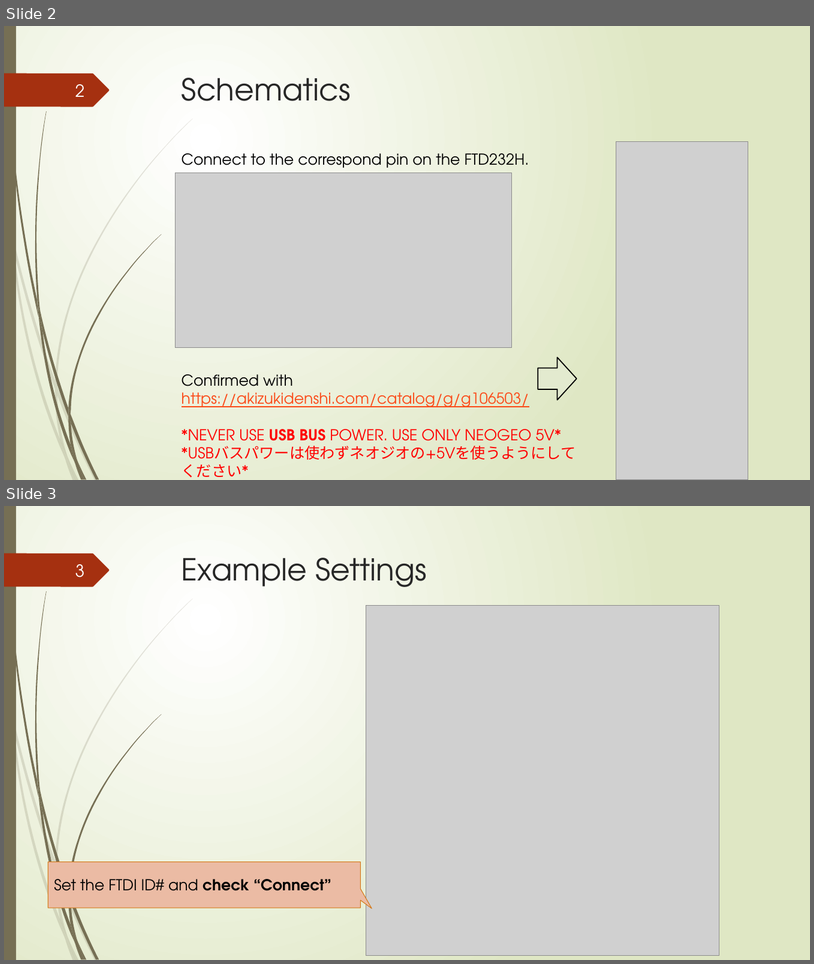
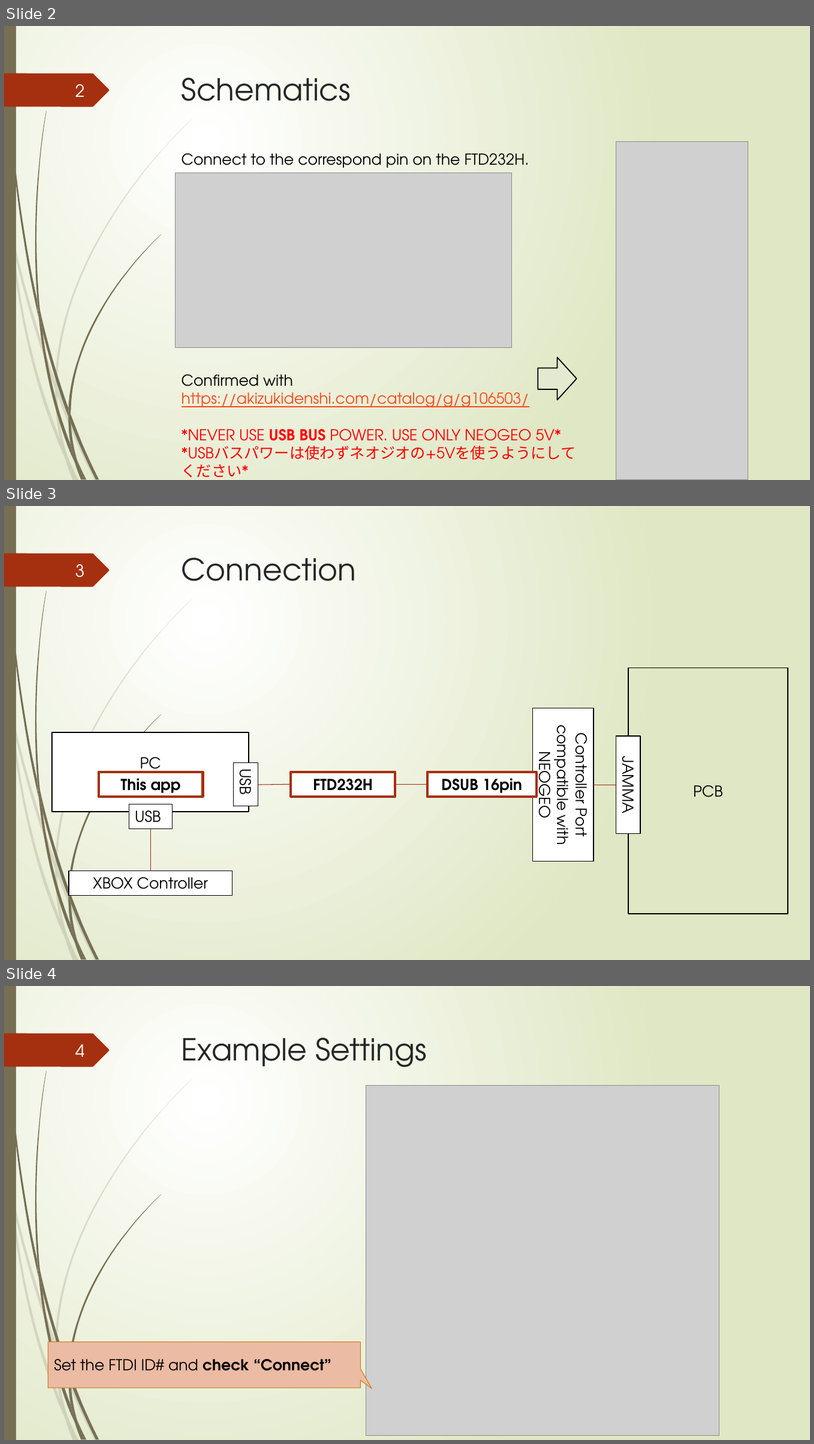
Before and after one commit to 110-kenichi/XBOX2NeoGeo, a slide deck: XBOX2NeoGeo/Manual.pptx. Shown one above the other, each under a label of ours: slides 2 and 3 before the commit, slides 2, 3 and 4 after it. The pictures are 814x964 and 814x1444 pixels, drawn with LibreOffice and Linux fonts; fonts in the diff are those of the drawing; grey boxes stand for pictures. Boxes give left, top, right and bottom in pixels: in the first picture for what was removed or moved away, otherwise in the second. Text is boxed around its words. In the diff, an @@ line names an element or a change of style, - is before the commit and + after.

```diff
--- a/XBOX2NeoGeo/Manual.pptx
+++ b/XBOX2NeoGeo/Manual.pptx
@@ slide 3 added at (4, 506, 810, 960), background gradient #FFFFFF to #DFE8C4; not listed: 24 template elements that a slide beside it also shows @@
@@ title added at (182, 558, 357, 581), 36 pt, text #262626 @@
+Connection
@@ page number added at (75, 564, 85, 577), 20 pt, text #FEFFFF @@
+3
@@ rectangle added at (629, 668, 789, 914), outline #000000 1.25 pt @@
@@ rectangle added at (533, 708, 594, 861), fill #FFFFFF, outline #000000 1 pt, 18 pt, text #000000 @@
+Controller Port compatible with NEOGEO
@@ rectangle added at (53, 732, 249, 811), fill #FFFFFF, outline #000000 1.25 pt, 18 pt, text #000000, bold @@
+PC
+My tool
@@ rectangle added at (617, 735, 641, 833), fill #FFFFFF, outline #000000 1 pt, 18 pt, text #000000 @@
+JAMMA
@@ rectangle added at (98, 772, 203, 796), fill #FFFFFF, outline #A53010 3 pt, 18 pt, text #000000, bold @@
+This app
@@ rectangle added at (234, 762, 258, 805), fill #FFFFFF, outline #000000 0.75 pt, 18 pt, text #000000 @@
+USB
@@ rectangle added at (291, 772, 395, 796), fill #FFFFFF, outline #A53010 3 pt, 18 pt, text #000000, bold @@
+FTD232H
@@ rectangle added at (428, 772, 537, 796), fill #FFFFFF, outline #A53010 3 pt, 18 pt, text #000000, bold @@
+DSUB 16pin
@@ line added from (249, 785) to (291, 784), #9E2E0F 0.75 pt @@
@@ line added from (395, 784) to (428, 784), #9E2E0F 0.75 pt @@
@@ line added from (594, 785) to (616, 785), #9E2E0F 0.75 pt @@
@@ text added at (693, 785, 723, 797), 18 pt, text #000000 @@
+PCB
@@ rectangle added at (129, 804, 173, 828), fill #FFFFFF, outline #000000 0.75 pt, 18 pt, text #000000 @@
+USB
@@ line added from (150, 811) to (150, 871), #9E2E0F 0.75 pt @@
@@ rectangle added at (69, 871, 232, 895), fill #FFFFFF, outline #000000 1 pt, 18 pt, text #000000 @@
+XBOX Controller
@@ what was slide 3 is now slide 4 @@
@@ page number at (75, 1044, 85, 1057): text changed @@
-3
+4
```
Also in this commit, not shown: 1 other slide added, 1 other file.
